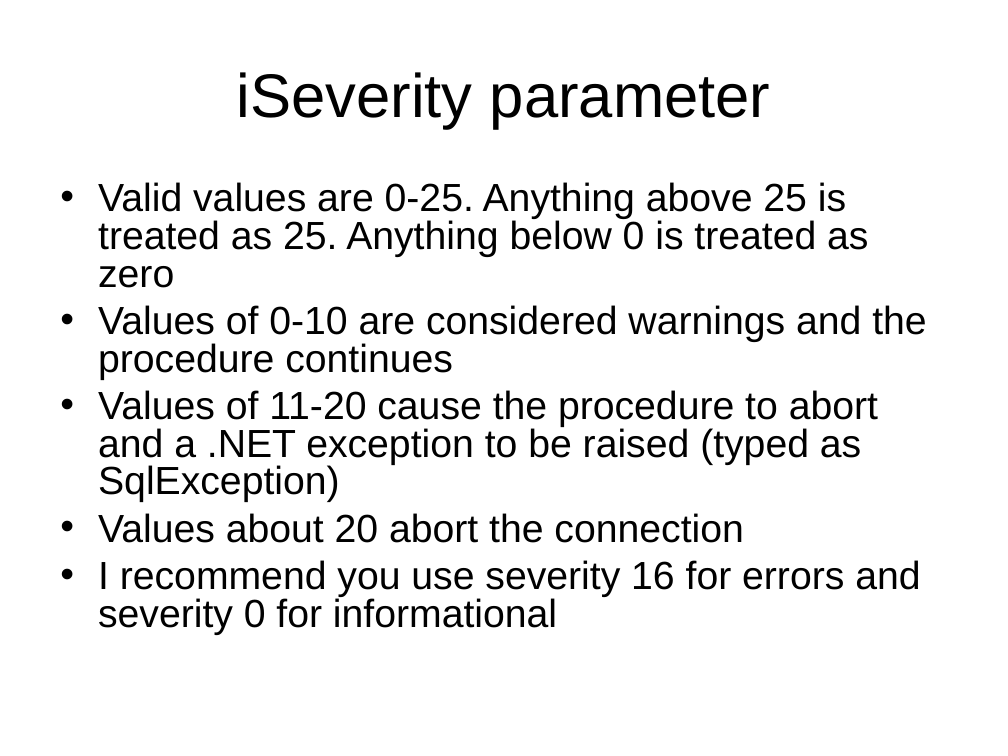
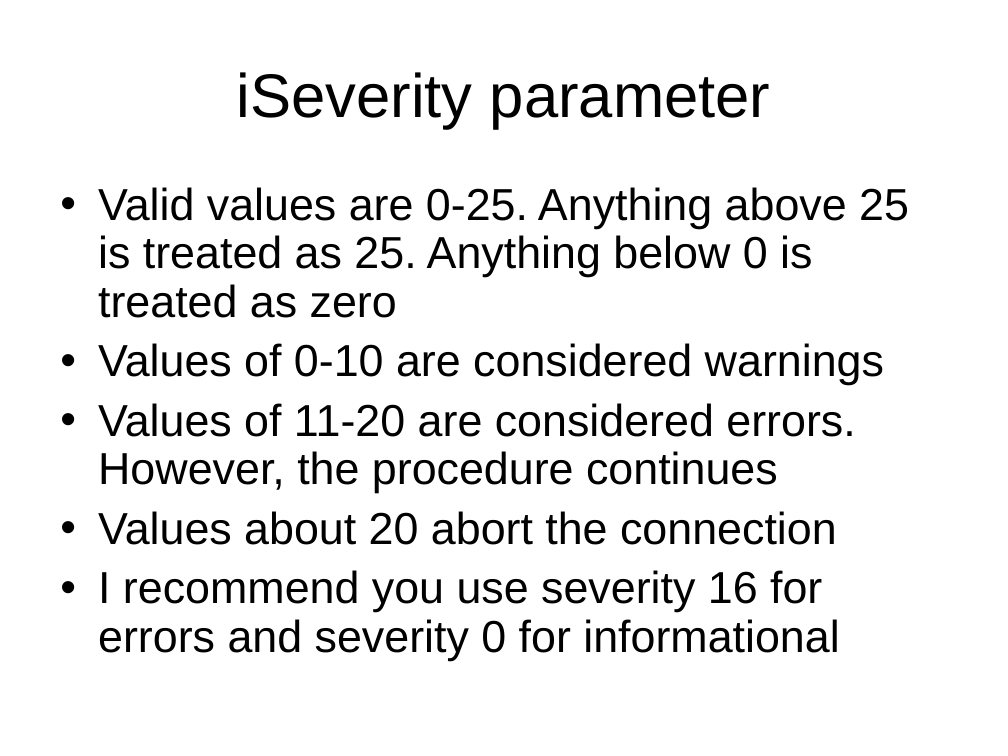
Before and after one commit to LIPHP/Employee-Contact-List, a slide deck: slide 17 of Docs/Using Microsoft SQL Server with PHP.ppt (slide 16 before the commit). Drawn at 1008x756 pixels with LibreOffice and Linux fonts; fonts in the diff are those of the drawing. Boxes give left, top, right and bottom in pixels: in the first picture for what was removed or moved away, otherwise in the second. Text is boxed around its words. In the diff, an @@ line names an element or a change of style, - is before the commit and + after.

```diff
--- a/Docs/Using Microsoft SQL Server with PHP.ppt
+++ b/Docs/Using Microsoft SQL Server with PHP.ppt
@@ text at (98,187,909,661): size 28 to 32 pt in "Valid values are 0-25. Anything above 25 ...", "Values about 20 abort the connection", "I recommend you use severity 16 for ..."; line spacing 0.8 to 0.9; more space between paragraphs @@
@@ text at (98,343,884,493): text changed; size 28 to 32 pt @@
-• Values of 0-10 are considered warnings and the procedure continues
-• Values of 11-20 cause the procedure to abort and a .NET exception to be raised (typed as SqlException)
+• Values of 0-10 are considered warnings
+• Values of 11-20 are considered errors. However, the procedure continues
```
Also in this commit, not shown: 9 other slides changed, 5 slides added, 2 slides removed, 6 other files.
